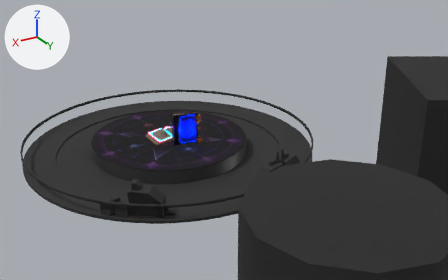
The glTF model assets/models/menu.glb: old version first, new version second.
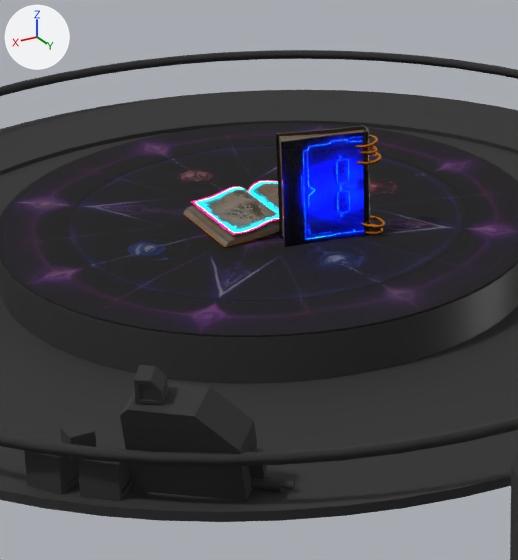
There are two pictures of each version: one from a 50 mm lens placed at (4.36, 9.14, 4.26), pointed at (-0.65, 0.78, 0.08), one close up on the part from 21% to 54% of the width and 27% to 84% of the height. Lighting does not change. The marker at upper left points along +X, +Y and +Z. Where no turn or scale is listed for an object, it has been applied to the vertices. Vertices at the same position are counted once.
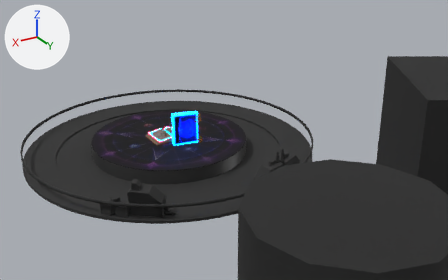
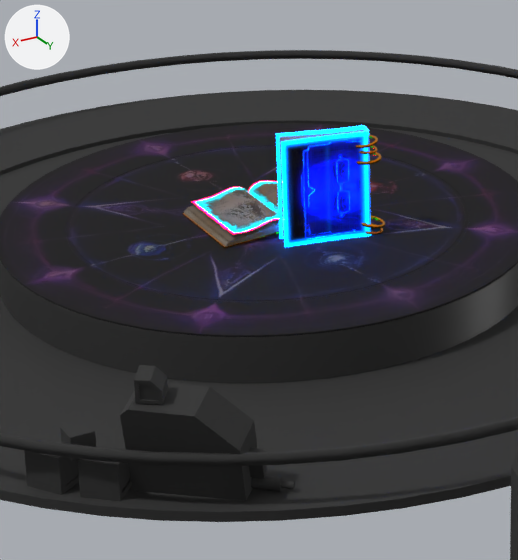
Pixel boxes [x1, y1, x2, y2] of what changed, in the close-ups (518 x 560 px):
```json
{"object": "Cube.006", "change": "surface changed", "before": [276, 125, 371, 247], "after": [276, 125, 371, 247]}
{"part": 1, "of": "me_cube_006", "change": "cut back", "before": [276, 125, 371, 247], "after": [276, 125, 371, 247]}
{"part": 2, "of": "me_cube_006", "change": "surface changed", "before": [337, 127, 352, 133], "after": [337, 127, 352, 133]}
```

Edits to the scene script, one JSON object a line:
```json
{"op": "add", "block": "img_cube_bevel_mask", "code": ["img_cube_bevel_mask = load_image('cube_bevel_mask', '_unpacked/cube_bevel_mask', 1024, 1024, 'sRGB')"]}
{"block": "mat_material_008", "where": "n0 = _N.new('ShaderNodeBsdfPrincipled'); n0.name = 'Principled BSDF'"}
{"op": "add", "block": "mat_material_008", "code": "n0.inputs[28].default_value = 50.0  # 'Emission Strength'"}
{"op": "add", "block": "mat_material_008", "code": "n2 = _N.new('ShaderNodeMix'); n2.name = 'Mix'"}
{"op": "add", "block": "mat_material_008", "code": "n2.data_type = 'RGBA'"}
{"op": "add", "block": "mat_material_008", "code": "n2.blend_type = 'MULTIPLY'"}
{"op": "add", "block": "mat_material_008", "code": "n2.inputs[0].default_value = 1.0  # 'Factor'"}
{"op": "add", "block": "mat_material_008", "code": "n2.inputs[7].default_value = (0.0, 0.158, 1.0, 1.0)  # 'B', blue #006fff"}
{"op": "add", "block": "mat_material_008", "code": "n3 = _N.new('ShaderNodeTexImage'); n3.name = 'Image Texture'"}
{"op": "add", "block": "mat_material_008", "code": "n3.image = img_cube_bevel_mask"}
{"op": "add", "block": "mat_material_008", "code": "_L.new(n2.outputs[2], n0.inputs[27])  # 'Result' to 'Emission Color'"}
{"op": "add", "block": "mat_material_008", "code": "_L.new(n3.outputs[0], n2.inputs[6])  # 'Color' to 'A'"}
{"block": "me_cube_006", "where": "# used by ob_cube_006; location = (-0.341, 0.424, 0.272)"}
{"op": "remove", "block": "me_cube_006", "code": "me_cube_006.from_pydata(...)  # 593 vertices, 1128 faces; spans x -0.007..0.44, y -0.163..0.041, z -0.274..0.274"}
{"op": "add", "block": "me_cube_006", "code": "me_cube_006.from_pydata(...)  # 193 vertices, 328 faces; spans x -0.007..0.44, y -0.164..0.041, z -0.274..0.274"}
{"block": "me_cube_006", "change": "me_cube_006 part 1: 6 vertices moved within x -0.007..0.093, y -0.06..-0.033, z -0.274..0.274; 474 vertices removed from x -0.007..0.44, y -0.163..0.041, z -0.274..0.274; 74 vertices added at x -0.007..0.44, y -0.164..0.034, z -0.274..0.274"}
{"block": "me_cube_006", "change": "me_cube_006 part 2: 6 kept faces spanning x 0.058..0.13, y -0.069..-0.052, z -0.274..0.274 get new texture (UV) coordinates"}
{"block": "me_cube_006", "change": "me_cube_006 part 3: the surface is now shaded flat"}
```
